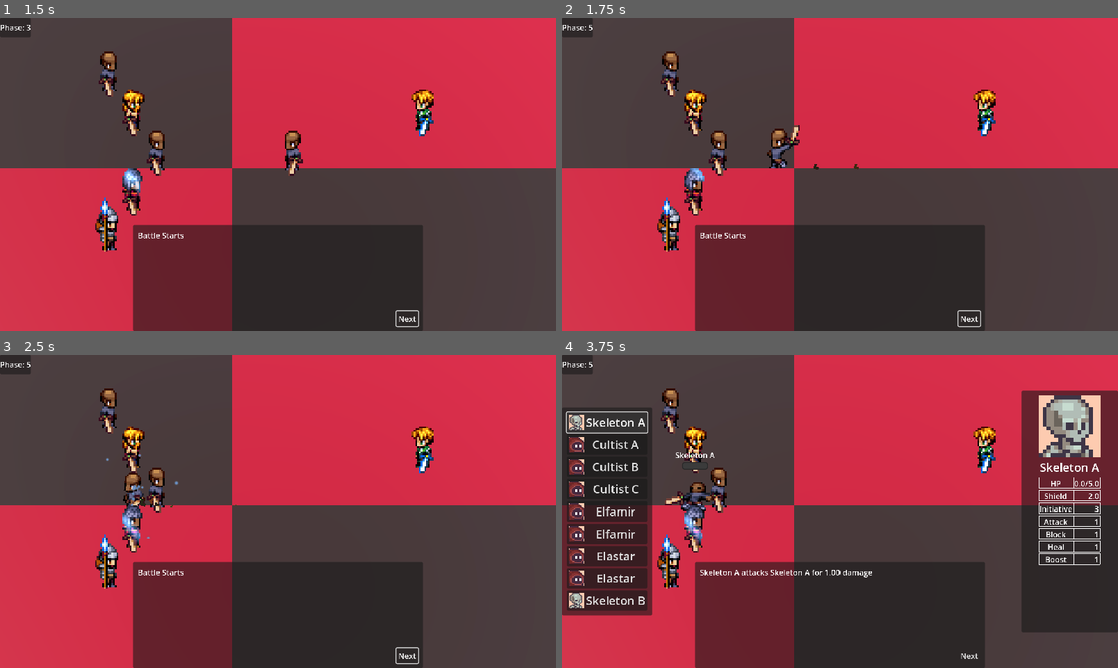
Above: before the commit, frames 1-4 (two rows, left to right).
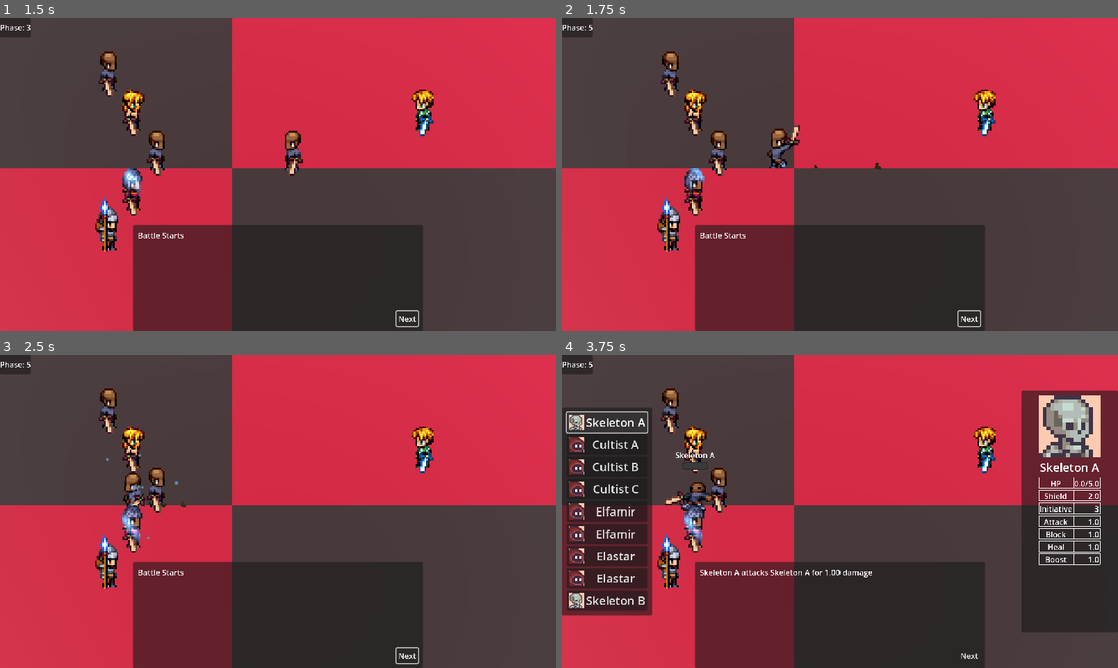
Above: after the commit, the same moments.

Repository: NicolaMigliore/medieval-battles
Game: Godot game, scene res://game_scenes/game_state_machine.tscn
The game is run twice, just before and just after one commit, with the same random seed, the same clock (stepped at 60 frames per second) and the same inputs.
Inputs (mouse positions are in pixels of both pictures, inside the frame that each line leads up to):
- Up to frame 1 (1.5 s): click "Next" at 0.5 s; click "Next" at 1.25 s
- Up to frame 2 (1.75 s): no input
- Up to frame 3 (2.5 s): click "Next" at 2 s
- Up to frame 4 (3.75 s): move the mouse to (962, 495) at 2.77 s; click "Skeleton A" at 3.5 s

Frame 1 is identical in both runs. In frame 2, less than 0.1% of the frame differs, in the area x 45-58%, y 46-49%; in frame 3, less than 0.1%, in the area x 25-43%, y 45-49%; in frame 4, less than 0.1%.

Commit message:
dev: added heal particles + tweaked other particles and  heal animation

Diff:
--- a/entities/character/character.gd
+++ b/entities/character/character.gd
@@ -14,32 +14,32 @@
 @onready var animation_tree = $Animation/AnimationTree
 
 # Properties
-var cur_animation = "front_idle"
-
-var id = "cult_minion"
-var actor_name = "cultist minion"
 var portrait = null
 var is_player_controlled = false
 
 # Stats
-@onready var max_hp: float = 5
-@onready var attack_pwr = 1
-@onready var block_pwr = 1
-@onready var heal_pwr = 1
-@onready var boost_pwr = 1
+@export_category("Stats")
+@export var actor_name = "character"
+@export var max_hp: float = 5
+@export var attack_pwr: float = 1
+@export var block_pwr: float = 1
+@export var heal_pwr: float = 1
+@export var boost_pwr: float = 1
+@export var initiative = 1
+@export var actions_per_turn = 1
 
 # Bias to incentivize actions
-@onready var attack_bias: float = 0
-@onready var block_bias: float = 0
-@onready var heal_bias: float = 0
-@onready var boost_bias: float = 0
+@export_category("Combat Bias")
+@export var attack_bias: float = 0
+@export var block_bias: float = 0
+@export var heal_bias: float = 0
+@export var boost_bias: float = 0
 
 # Runtime attributes
 @onready var hp: float = 5
 @onready var block: float = 0
 var boost: float = 0				# current boost amount to be applied to the next move
-var initiative = 1
-var actions_per_turn = 1
+
 var _must_lerp: bool = false
 var _lerp_destination: Vector3
 var _lerp_speed: float
@@ -147,7 +147,9 @@
 		"heal":
 			best_target = _get_best_heal_target(allies)
 		"boost":
-			best_target = _get_best_boost_target(allies.filter(func(ally): return ally.character != self_c.character))
+			var boost_targets = allies.filter(func(ally): return ally.character != self_c.character)
+			if allies.size() == 1: boost_targets = allies			# If only one member of the team remains they can boost themselves
+			best_target = _get_best_boost_target(boost_targets)
 
 	print("[DEBUG] Weights:
 			attack: %.2f
@@ -282,6 +284,18 @@
 	var particles: GPUParticles3D = get_node("CollisionShape3D/Particles/HitParticles")
 	particles.emitting = emit
 
+func set_hit_shield_particles(emit:bool) -> void:
+	var particles: GPUParticles3D = get_node("CollisionShape3D/Particles/HitShieldParticles")
+	particles.emitting = emit
+
+func set_heal_give_particles(emit:bool) -> void:
+	var particles: GPUParticles3D = get_node("CollisionShape3D/Particles/HealGiveParticles")
+	particles.emitting = emit
+
+func set_heal_take_particles(emit:bool) -> void:
+	var particles: GPUParticles3D = get_node("CollisionShape3D/Particles/HealTakeParticles")
+	particles.emitting = emit
+
 func set_block_particles(emit: bool) -> void:
 	var particles: GPUParticles3D = get_node("CollisionShape3D/Particles/BlockParticles")
 	particles.emitting = emit
--- a/entities/character/character.tscn
+++ b/entities/character/character.tscn
@@ -96,6 +96,22 @@
 material = SubResource("StandardMaterial3D_xn0r5")
 size = Vector2(0.01, 0.01)
 
+[sub_resource type="Curve" id="Curve_4ya86"]
+_data = [Vector2(0.24784856, 1), 0.0, 0.0, 0, 0, Vector2(0.99483657, 0), 0.0, 0.0, 0, 0]
+point_count = 2
+
+[sub_resource type="CurveTexture" id="CurveTexture_6y70v"]
+curve = SubResource("Curve_4ya86")
+
+[sub_resource type="ParticleProcessMaterial" id="ParticleProcessMaterial_0i2jp"]
+direction = Vector3(0, 1, 0)
+spread = 20.0
+initial_velocity_min = 1.0
+initial_velocity_max = 1.5
+scale_max = 3.0
+scale_curve = SubResource("CurveTexture_6y70v")
+color = Color(0.09803922, 0.47843137, 0.98039216, 1)
+
 [sub_resource type="Curve" id="Curve_l75fg"]
 _data = [Vector2(0, 0.8233249), 0.0, 0.0, 0, 0, Vector2(0.44578314, 1), 0.0, 0.0, 0, 0, Vector2(1, 0), 0.0, 0.0, 0, 0]
 point_count = 3
@@ -120,9 +136,84 @@
 [sub_resource type="QuadMesh" id="QuadMesh_ceyjw"]
 material = ExtResource("4_l75fg")
 
+[sub_resource type="Curve" id="Curve_ceyjw"]
+_data = [Vector2(0, 0.5028445), 0.0, 0.0, 0, 0, Vector2(1, 1), 0.0, 0.0, 0, 0]
+point_count = 2
+
+[sub_resource type="CurveTexture" id="CurveTexture_0vyii"]
+curve = SubResource("Curve_ceyjw")
+
+[sub_resource type="ParticleProcessMaterial" id="ParticleProcessMaterial_6y70v"]
+lifetime_randomness = 0.2
+emission_shape_scale = Vector3(0.1, 0.1, 0.1)
+emission_shape = 6
+emission_ring_axis = Vector3(0, 1, 0)
+emission_ring_height = 1.0
+emission_ring_radius = 1.0
+emission_ring_inner_radius = 0.0
+emission_ring_cone_angle = 52.23
+direction = Vector3(0, 1, 0)
+spread = 10.0
+initial_velocity_min = 0.5
+initial_velocity_max = 0.5
+gravity = Vector3(0, 0, 0)
+linear_accel_min = -2.2351742e-06
+linear_accel_max = -2.2351742e-06
+scale_min = 0.049999997
+scale_max = 0.29999998
+scale_curve = SubResource("CurveTexture_0vyii")
+color = Color(0.8784314, 0.8509804, 0, 1)
+
+[sub_resource type="QuadMesh" id="QuadMesh_4ya86"]
+material = ExtResource("4_l75fg")
+
+[sub_resource type="ParticleProcessMaterial" id="ParticleProcessMaterial_wu0gw"]
+lifetime_randomness = 0.2
+emission_shape_scale = Vector3(0.1, 0.1, 0.1)
+emission_shape = 6
+emission_ring_axis = Vector3(0, 1, 0)
+emission_ring_height = 1.0
+emission_ring_radius = 1.0
+emission_ring_inner_radius = 0.0
+emission_ring_cone_angle = 52.23
+direction = Vector3(0, 1, 0)
+spread = 0.0
+initial_velocity_min = 0.099999994
+initial_velocity_max = 0.19999999
+gravity = Vector3(0, 0, 0)
+linear_accel_min = -2.2351742e-06
+linear_accel_max = -2.2351742e-06
+scale_min = 0.049999997
+scale_max = 0.099999994
+color = Color(0.8784314, 0.8509804, 0, 1)
+
 [sub_resource type="Curve" id="Curve_vwd7k"]
-_data = [Vector2(0, 1), 0.0, 0.0, 0, 0, Vector2(0.49741825, 0.60967135), 0.0, 0.0, 0, 0, Vector2(1, 0), 0.0, 0.0, 0, 0]
-point_count = 3
+_data = [Vector2(0, 0.5028445), 0.0, 0.0, 0, 0, Vector2(1, 1), 0.0, 0.0, 0, 0]
+point_count = 2
+
+[sub_resource type="CurveTexture" id="CurveTexture_4ya86"]
+curve = SubResource("Curve_vwd7k")
+
+[sub_resource type="ParticleProcessMaterial" id="ParticleProcessMaterial_0vyii"]
+lifetime_randomness = 0.2
+emission_shape_scale = Vector3(0.1, 0.1, 0.1)
+emission_shape = 6
+emission_ring_axis = Vector3(0, 1, 0)
+emission_ring_height = 1.0
+emission_ring_radius = 1.0
+emission_ring_inner_radius = 0.0
+emission_ring_cone_angle = 52.23
+direction = Vector3(0, 1, 0)
+spread = 5.0
+initial_velocity_min = 1.5
+initial_velocity_max = 1.5
+gravity = Vector3(0, 0, 0)
+linear_accel_min = -2.2351742e-06
+linear_accel_max = -2.2351742e-06
+scale_min = 0.049999997
+scale_max = 0.29999998
+scale_curve = SubResource("CurveTexture_4ya86")
+color = Color(0.073262386, 0.73804265, 7.70092e-07, 1)
 
 [sub_resource type="CurveTexture" id="CurveTexture_ceyjw"]
 curve = SubResource("Curve_vwd7k")
@@ -136,17 +227,17 @@
 emission_ring_radius = 1.0
 emission_ring_inner_radius = 0.0
 emission_ring_cone_angle = 52.23
-spread = 42.025
-gravity = Vector3(0, 1, 0)
+direction = Vector3(0, -1, 0)
+spread = 0.0
+initial_velocity_min = 1.5
+initial_velocity_max = 1.5
+gravity = Vector3(0, 0, 0)
 linear_accel_min = -2.2351742e-06
-linear_accel_max = 9.689998
+linear_accel_max = -2.2351742e-06
 scale_min = 0.049999997
-scale_max = 0.099999994
+scale_max = 0.29999998
 scale_curve = SubResource("CurveTexture_ceyjw")
-color = Color(0.92258656, 0.9853323, 0, 1)
-
-[sub_resource type="QuadMesh" id="QuadMesh_4ya86"]
-material = ExtResource("4_l75fg")
+color = Color(0.073262386, 0.73804265, 7.70092e-07, 1)
 
 [sub_resource type="ShaderMaterial" id="ShaderMaterial_7315l"]
 resource_local_to_scene = true
@@ -461,10 +552,10 @@
 tracks/0/interp = 1
 tracks/0/loop_wrap = true
 tracks/0/keys = {
-"times": PackedFloat32Array(0, 0.2, 0.3, 0.4, 0.5, 0.6, 0.7, 0.8),
-"transitions": PackedFloat32Array(1, 1, 1, 1, 1, 1, 1, 1),
-"update": 1,
-"values": [49, 26, 3, 49, 72, 26, 3, 49]
+"times": PackedFloat32Array(0, 0.1, 0.2, 0.3, 0.4, 0.5, 0.6, 0.7, 0.8),
+"transitions": PackedFloat32Array(1, 1, 1, 1, 1, 1, 1, 1, 1),
+"update": 1,
+"values": [49, 72, 26, 3, 49, 72, 26, 3, 49]
 }
 tracks/1/type = "value"
 tracks/1/imported = false
@@ -473,10 +564,10 @@
 tracks/1/interp = 1
 tracks/1/loop_wrap = true
 tracks/1/keys = {
-"times": PackedFloat32Array(0, 0.06666667, 0.1, 0.13333333, 0.20000003, 0.9),
-"transitions": PackedFloat32Array(1, 1, 1, 1, 1, 1),
-"update": 0,
-"values": [Vector3(1, 1, 1), Vector3(1.3470094, 0.81987363, 1), Vector3(0.9, 1.2, 1), Vector3(1.3470094, 0.81987363, 1), Vector3(0.8, 1.4, 1), Vector3(0.8, 1.4, 1)]
+"times": PackedFloat32Array(0, 0.13333333, 0.20000003, 0.4, 0.43333334),
+"transitions": PackedFloat32Array(1, 1, 1, 1, 1),
+"update": 0,
+"values": [Vector3(1, 1, 1), Vector3(1.3470094, 0.81987363, 1), Vector3(0.923, 1.294, 1), Vector3(0.923, 1.294, 1), Vector3(1, 1, 1)]
 }
 tracks/2/type = "value"
 tracks/2/imported = false
@@ -537,10 +628,10 @@
 tracks/1/interp = 1
 tracks/1/loop_wrap = true
 tracks/1/keys = {
-"times": PackedFloat32Array(0, 0.06666667, 0.2, 0.3, 0.9),
-"transitions": PackedFloat32Array(1, 1, 1, 1, 1),
-"update": 0,
-"values": [Vector3(1, 1, 1), Vector3(1.4, 0.8, 1), Vector3(1.5, 0.7, 1), Vector3(0.8, 1.4, 1), Vector3(0.8, 1.4, 1)]
+"times": PackedFloat32Array(0, 0.06666667, 0.2, 0.3, 0.6, 0.6333333),
+"transitions": PackedFloat32Array(1, 1, 1, 1, 1, 1),
+"update": 0,
+"values": [Vector3(1, 1, 1), Vector3(1.2, 0.8, 1), Vector3(1.3, 0.7, 1), Vector3(0.923, 1.294, 1), Vector3(0.923, 1.294, 1), Vector3(1, 1, 1)]
 }
 tracks/2/type = "value"
 tracks/2/imported = false
@@ -794,6 +885,14 @@
 process_material = SubResource("ParticleProcessMaterial_2ltml")
 draw_pass_1 = SubResource("QuadMesh_l75fg")
 
+[node name="HitShieldParticles" type="GPUParticles3D" parent="CollisionShape3D/Particles"]
+emitting = false
+lifetime = 0.5
+one_shot = true
+explosiveness = 1.0
+process_material = SubResource("ParticleProcessMaterial_0i2jp")
+draw_pass_1 = SubResource("QuadMesh_l75fg")
+
 [node name="BlockParticles" type="GPUParticles3D" parent="CollisionShape3D/Particles"]
 transform = Transform3D(1, 0, 0, 0, 1, 0, 0, 0, 1, 0.03, 0.031200737, 0)
 emitting = false
@@ -810,15 +909,38 @@
 lifetime = 0.5
 one_shot = true
 draw_order = 3
-process_material = SubResource("ParticleProcessMaterial_vwd7k")
+process_material = SubResource("ParticleProcessMaterial_6y70v")
 draw_pass_1 = SubResource("QuadMesh_4ya86")
 
 [node name="BoostedParticles" type="GPUParticles3D" parent="CollisionShape3D/Particles"]
-transform = Transform3D(1, 0, 0, 0, 1, 0, 0, 0, 1, 0, -0.038071886, 0)
+transform = Transform3D(1, 0, 0, 0, 1, 0, 0, 0, 1, 0, -0.005395934, 0)
 emitting = false
 amount = 2
-amount_ratio = 0.5
-lifetime = 0.5
+lifetime = 0.7
+draw_order = 3
+process_material = SubResource("ParticleProcessMaterial_wu0gw")
+draw_pass_1 = SubResource("QuadMesh_4ya86")
+
+[node name="HealGiveParticles" type="GPUParticles3D" parent="CollisionShape3D/Particles"]
+transform = Transform3D(1, 0, 0, 0, 1, 0, 0, 0, 1, 0, -0.007541701, 0)
+layers = 524288
+emitting = false
+amount = 12
+lifetime = 0.7
+one_shot = true
+explosiveness = 0.25
+draw_order = 3
+process_material = SubResource("ParticleProcessMaterial_0vyii")
+draw_pass_1 = SubResource("QuadMesh_4ya86")
+
+[node name="HealTakeParticles" type="GPUParticles3D" parent="CollisionShape3D/Particles"]
+transform = Transform3D(1, 0, 0, 0, 1, 0, 0, 0, 1, 0, 0.7879882, 0)
+layers = 524288
+emitting = false
+amount = 12
+lifetime = 0.7
+one_shot = true
+explosiveness = 0.25
 draw_order = 3
 process_material = SubResource("ParticleProcessMaterial_vwd7k")
 draw_pass_1 = SubResource("QuadMesh_4ya86")
--- a/entities/character/particle_glow_material.tres
+++ b/entities/character/particle_glow_material.tres
@@ -6,7 +6,6 @@
 [resource]
 transparency = 1
 vertex_color_use_as_albedo = true
-albedo_color = Color(1.0039216, 0.9999855, 0.9999855, 1)
 albedo_texture = ExtResource("1_cqoyb")
 emission_enabled = true
 emission_energy_multiplier = 0.4
--- a/game_scenes/battle_manager.gd
+++ b/game_scenes/battle_manager.gd
@@ -268,7 +268,10 @@
 
 			# Animate target
 			cur_target.character.play_hit()
-			cur_target.character.set_hit_particles(true)
+			if amount > 0:
+				cur_target.character.set_hit_particles(true)
+			if block_amount > 0:
+				cur_target.character.set_hit_shield_particles(true)
 			await cur_target.character.hit_animation_finished
 
 			# TODO: Check if dead remove from battle
@@ -296,10 +299,12 @@
 
 			# Animate healer
 			cur_unit.character.play_heal_give()
+			cur_unit.character.set_heal_give_particles(true)
 			await cur_unit.character.heal_give_animation_finished
 
 			# Animate target
 			cur_target.character.play_heal_take()
+			cur_target.character.set_heal_take_particles(true)
 
 			# Animate HP bar
 			cur_target.character.hp = new_target_hp
Not shown: 1 places in entities/character/character.tscn that only renumber resources
